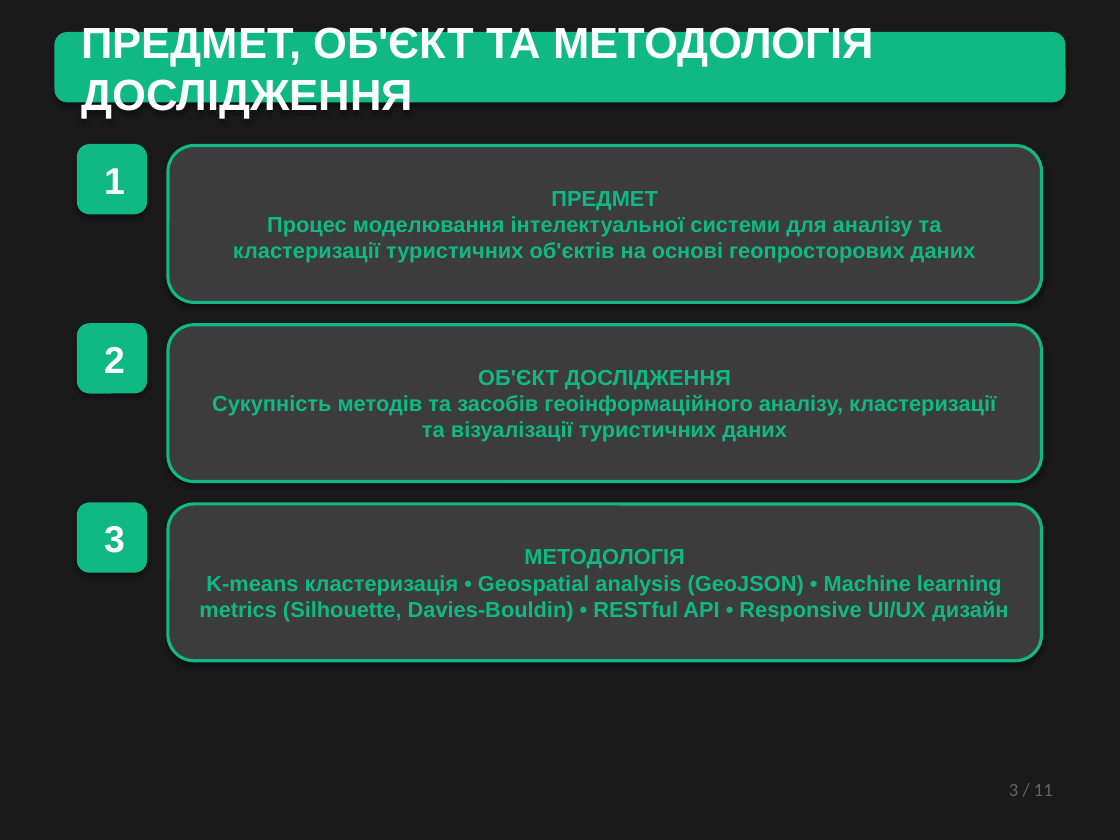
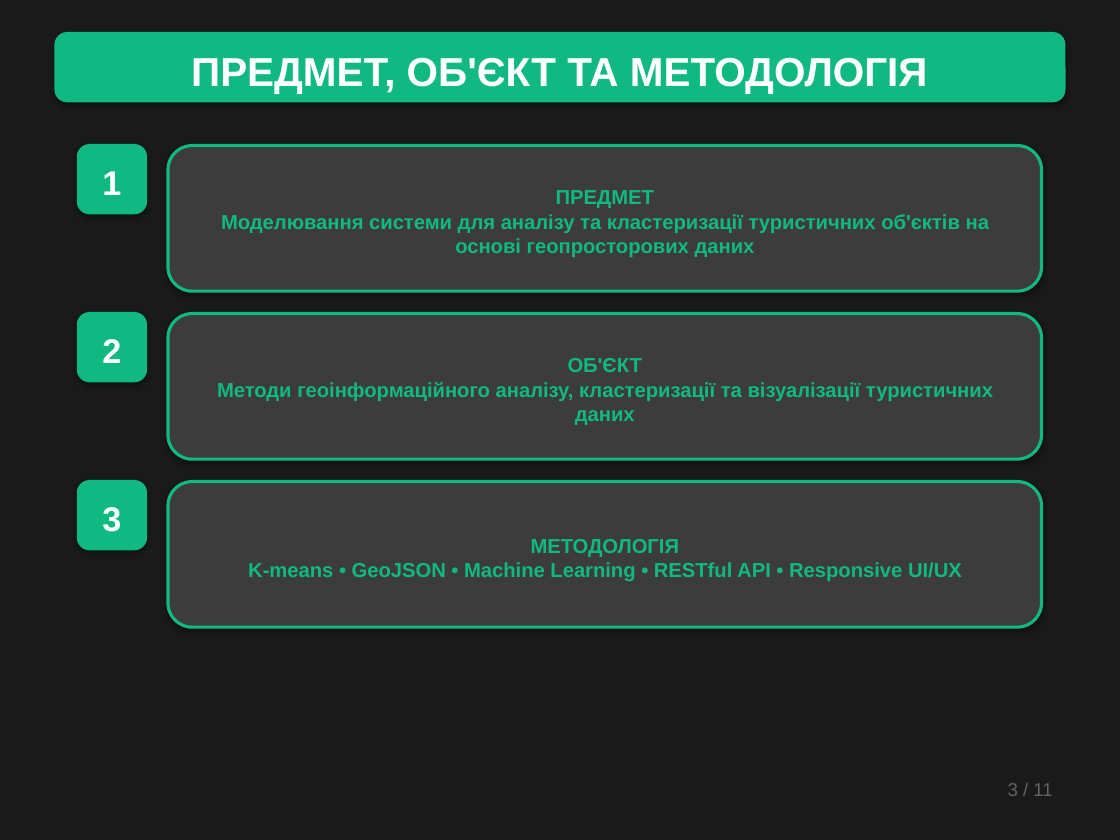
Before and after one commit to slipchuk062-netizen/site, a slide deck: slide 3 of Zhytomyr_Tourism_Presentation.pptx. Drawn at 1120x840 pixels with LibreOffice and Linux fonts; fonts in the diff are those of the drawing. Boxes give left, top, right and bottom in pixels: in the first picture for what was removed or moved away, otherwise in the second. Text is boxed around its words. In the diff, an @@ line names an element or a change of style, - is before the commit and + after.

```diff
--- a/Zhytomyr_Tourism_Presentation.pptx
+++ b/Zhytomyr_Tourism_Presentation.pptx
@@ text in rounded rectangle at [191,57,928,94]: text changed; size 28 to 26 pt @@
-ПРЕДМЕТ, ОБ'ЄКТ ТА МЕТОДОЛОГІЯ ДОСЛІДЖЕННЯ
+ПРЕДМЕТ, ОБ'ЄКТ ТА МЕТОДОЛОГІЯ
@@ rounded rectangle "ПРЕДМЕТ Моделювання системи для аналізу ...": place and size @@
-rounded rectangle "ПРЕДМЕТ Моделювання системи для аналізу ..." at [168,146,1042,302]
+rounded rectangle "ПРЕДМЕТ Моделювання системи для аналізу ..." at [168,146,1042,291]
@@ text in rounded rectangle at [221,190,989,257]: text changed; size 14 to 13 pt @@
-ПРЕДМЕТ
-Процес моделювання інтелектуальної системи для аналізу та кластеризації туристичних об'єктів на основі геопросторових даних
+ПРЕДМЕТ
+Моделювання системи для аналізу та кластеризації туристичних об'єктів на основі геопросторових даних
@@ rounded rectangle "2": place and size @@
-rounded rectangle "2" at [78,325,146,392]
+rounded rectangle "2" at [78,314,146,381]
@@ rounded rectangle "ОБ'ЄКТ Методи геоінформаційного аналізу, кластеризації ...": place and size @@
-rounded rectangle "ОБ'ЄКТ Методи геоінформаційного аналізу, кластеризації ..." at [168,325,1042,482]
+rounded rectangle "ОБ'ЄКТ Методи геоінформаційного аналізу, кластеризації ..." at [168,314,1042,459]
@@ text in rounded rectangle at [217,358,993,425]: text changed; size 14 to 13 pt @@
-ОБ'ЄКТ ДОСЛІДЖЕННЯ
-Сукупність методів та засобів геоінформаційного аналізу, кластеризації та візуалізації туристичних даних
+ОБ'ЄКТ
+Методи геоінформаційного аналізу, кластеризації та візуалізації туристичних даних
@@ size 24 to 22 pt in 3 elements at [78,146,146,213], [78,314,146,381], [78,482,146,549] @@
@@ rounded rectangle "3": place and size @@
-rounded rectangle "3" at [78,504,146,571]
+rounded rectangle "3" at [78,482,146,549]
@@ rounded rectangle "МЕТОДОЛОГІЯ K-means • GeoJSON • ...": place and size @@
-rounded rectangle "МЕТОДОЛОГІЯ K-means • GeoJSON • ..." at [168,504,1042,661]
+rounded rectangle "МЕТОДОЛОГІЯ K-means • GeoJSON • ..." at [168,482,1042,627]
@@ text in rounded rectangle at [248,539,962,581]: text changed; size 14 to 13 pt @@
-МЕТОДОЛОГІЯ
-K-means кластеризація • Geospatial analysis (GeoJSON) • Machine learning metrics (Silhouette, Davies-Bouldin) • RESTful API • Responsive UI/UX дизайн
+МЕТОДОЛОГІЯ
+K-means • GeoJSON • Machine Learning • RESTful API • Responsive UI/UX
@@ text "3 / 11" at [1008,783,1052,796]: font Calibri to Arial @@
```
Also in this commit, not shown: 4 other slides changed, 6 slides added.
